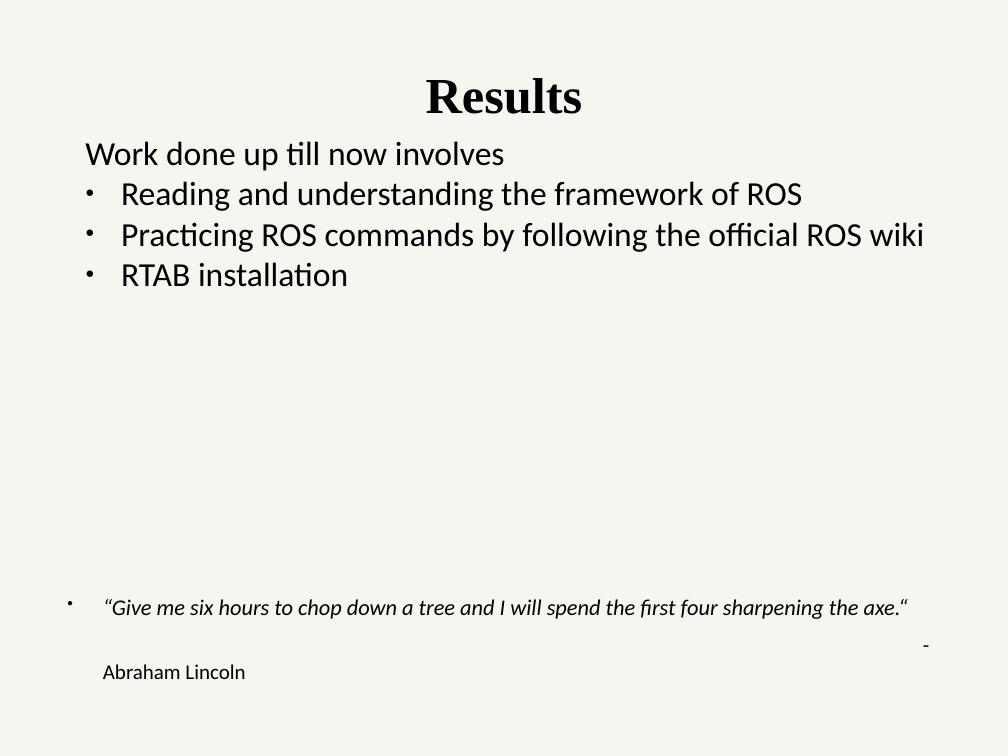
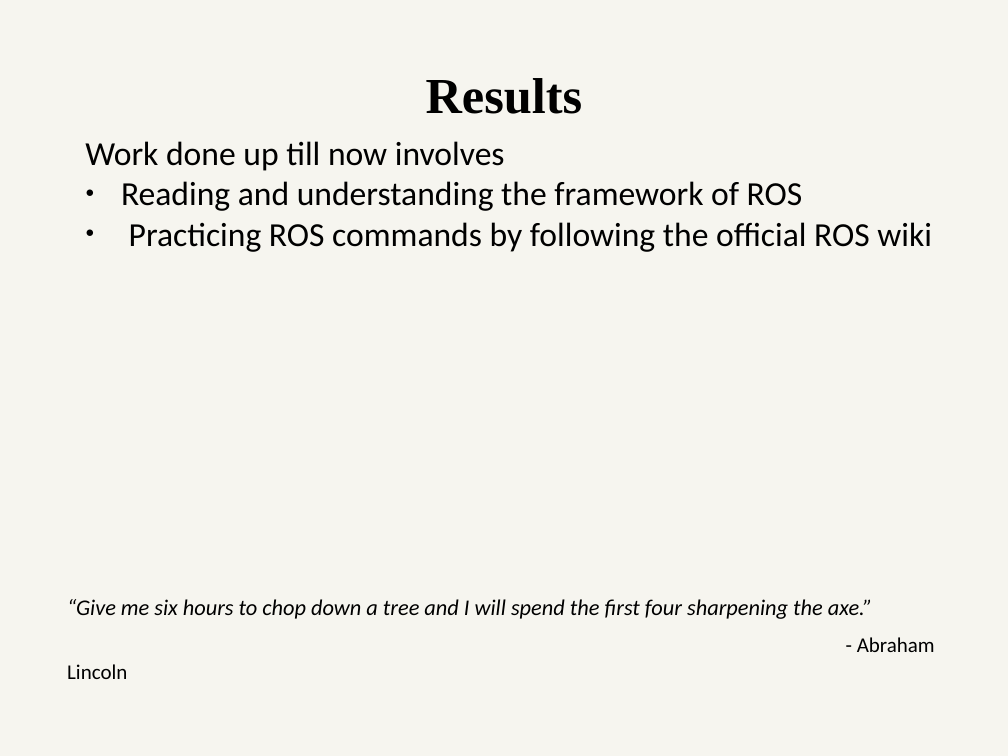
Before and after one commit to ETRX-Batch-2019/Robot-Development-using-ROS, a slide deck: slide 9 of Presentation/4-Aug/Robot-dev-using-ROS.pptx. Drawn at 1008x756 pixels with LibreOffice and Linux fonts; fonts in the diff are those of the drawing. Boxes give left, top, right and bottom in pixels: in the first picture for what was removed or moved away, otherwise in the second. Text is boxed around its words. In the diff, an @@ line names an element or a change of style, - is before the commit and + after.

Commit message:
Final presentation

```diff
--- a/Presentation/4-Aug/Robot-dev-using-ROS.pptx
+++ b/Presentation/4-Aug/Robot-dev-using-ROS.pptx
@@ text at box(121, 262, 348, 287): paragraph removed @@
-● RTAB installation
@@ text at box(67, 599, 935, 679): text changed @@
-● “Give me six hours to chop down a tree and I will spend the first four sharpening the axe.“ - Abraham Lincoln
+“Give me six hours to chop down a tree and I will spend the first four sharpening the axe.” - Abraham Lincoln
```
Also in this commit, not shown: 3 other slides changed, 6 slides removed, 1 other file.
